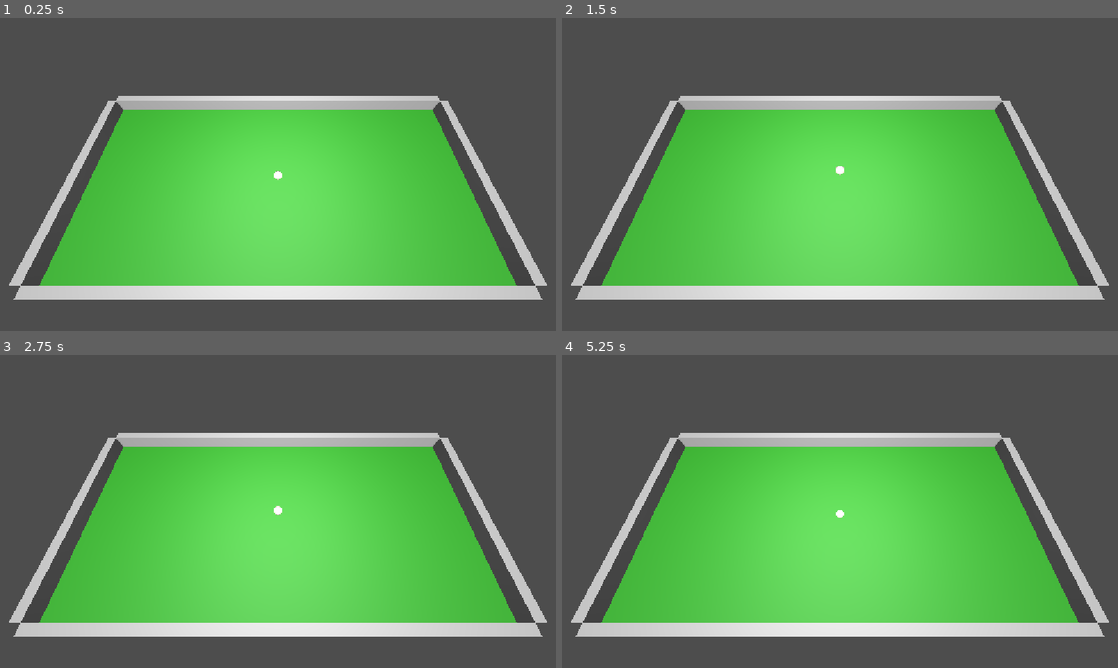
Above: before the commit, frames 1-4 (two rows, left to right).
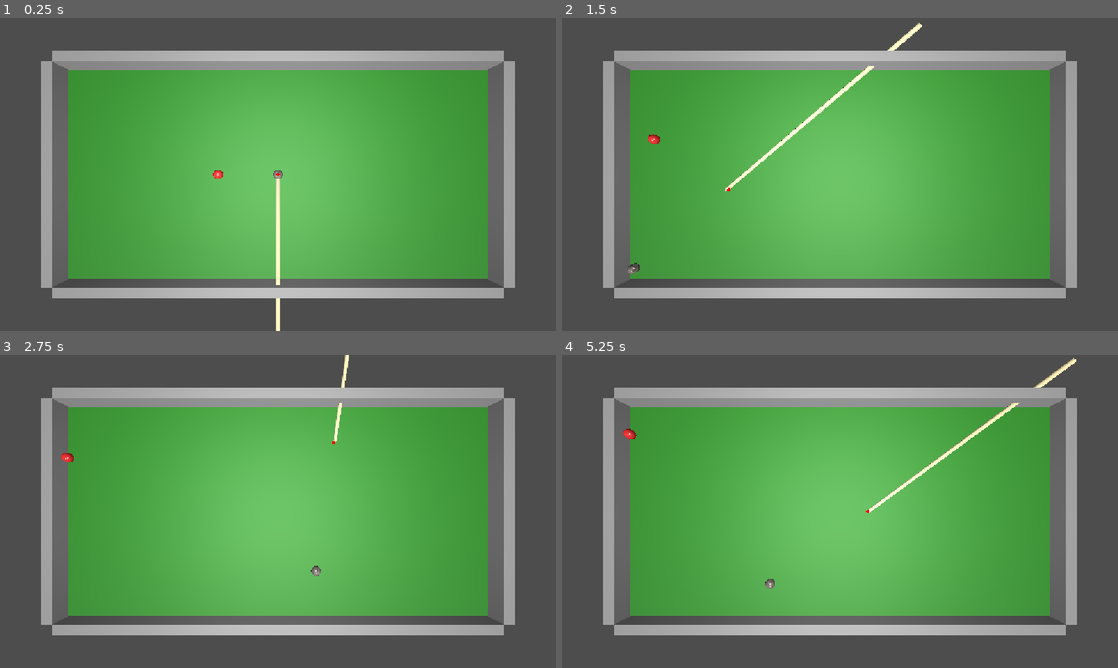
Above: after the commit, the same moments.

Repository: CoolDove/hellkitty
Game: Godot game, scene res://tscns/billiard.tscn
Same seed, same stepped clock (60 frames per second), same inputs: the game is played once before the commit and once after it.
Inputs (mouse positions are in pixels of both pictures, inside the frame that each line leads up to):
- Up to frame 1 (0.25 s): no input
- Up to frame 2 (1.5 s): tap Enter at 0.5 s; move the mouse to (962, 158) at 0.52 s; click (962, 158) at 0.6 s; move the mouse to (728, 190) at 1.27 s; click (728, 190) at 1.35 s
- Up to frame 3 (2.75 s): move the mouse to (333, 442) at 2.02 s; click (333, 442) at 2.1 s
- Up to frame 4 (5.25 s): move the mouse to (812, 574) at 2.77 s; click (812, 574) at 2.85 s; move the mouse to (1006, 558) at 3.52 s; click (1006, 558) at 3.6 s; move the mouse to (673, 464) at 4.27 s; click (673, 464) at 4.35 s; move the mouse to (867, 511) at 5.02 s; click (867, 511) at 5.1 s

The runs differ from the first frame. In frame 1, 63% of the frame differs, in the area x 1-99%, y 10-100%; in frame 2, 63%; in frame 3, 63%; in frame 4, 63%, in the area x 1-99%, y 0-90%.

Commit message:
play with physics

Diff:
--- a/project.godot
+++ b/project.godot
@@ -20,6 +20,14 @@
 window/stretch/mode="canvas_items"
 window/stretch/aspect="expand"
 
+[input]
+
+click={
+"deadzone": 0.2,
+"events": [Object(InputEventMouseButton,"resource_local_to_scene":false,"resource_name":"","device":-1,"window_id":0,"alt_pressed":false,"shift_pressed":false,"ctrl_pressed":false,"meta_pressed":false,"button_mask":0,"position":Vector2(0, 0),"global_position":Vector2(0, 0),"factor":1.0,"button_index":1,"canceled":false,"pressed":false,"double_click":false,"script":null)
+]
+}
+
 [physics]
 
 3d/physics_engine="Jolt Physics"
--- a/tscns/billiard.tscn
+++ b/tscns/billiard.tscn
@@ -1,10 +1,14 @@
 [gd_scene format=3 uid="uid://h8e2iwv75pt5"]
+
+[ext_resource type="Script" uid="uid://hqekhlc87xdl" path="res://tscns/temp_ball.gd" id="1_7xep1"]
 
 [sub_resource type="Environment" id="Environment_gkpsl"]
 
 [sub_resource type="PhysicsMaterial" id="PhysicsMaterial_gkpsl"]
 resource_name = "table"
-bounce = 0.9
+friction = 0.3
+rough = true
+bounce = 0.5
 
 [sub_resource type="StandardMaterial3D" id="StandardMaterial3D_gkpsl"]
 albedo_color = Color(0.16404997, 0.51, 0.1326, 1)
@@ -32,8 +36,18 @@
 [sub_resource type="PhysicsMaterial" id="PhysicsMaterial_7xep1"]
 resource_name = "ball"
 
+[sub_resource type="FastNoiseLite" id="FastNoiseLite_7xep1"]
+noise_type = 4
+seed = 3
+frequency = 0.0468
+domain_warp_enabled = true
+
+[sub_resource type="NoiseTexture2D" id="NoiseTexture2D_4sfkj"]
+noise = SubResource("FastNoiseLite_7xep1")
+
 [sub_resource type="StandardMaterial3D" id="StandardMaterial3D_7xep1"]
 albedo_color = Color(0.92, 0.86112, 0.8096, 1)
+albedo_texture = SubResource("NoiseTexture2D_4sfkj")
 roughness = 0.15
 
 [sub_resource type="SphereMesh" id="SphereMesh_gkpsl"]
@@ -45,6 +59,40 @@
 
 [sub_resource type="SphereShape3D" id="SphereShape3D_gkpsl"]
 radius = 0.028
+
+[sub_resource type="StandardMaterial3D" id="StandardMaterial3D_rt33j"]
+albedo_color = Color(0.83, 0.18260002, 0.18260002, 1)
+roughness = 0.15
+
+[sub_resource type="SphereMesh" id="SphereMesh_8mu2o"]
+material = SubResource("StandardMaterial3D_rt33j")
+radius = 0.028
+height = 0.056
+radial_segments = 32
+rings = 16
+
+[sub_resource type="StandardMaterial3D" id="StandardMaterial3D_4sfkj"]
+albedo_color = Color(0.93, 0.87358, 0.6696, 1)
+roughness = 0.88
+
+[sub_resource type="CylinderMesh" id="CylinderMesh_7xep1"]
+material = SubResource("StandardMaterial3D_4sfkj")
+top_radius = 0.01
+bottom_radius = 0.015
+height = 1.5
+radial_segments = 8
+
+[sub_resource type="StandardMaterial3D" id="StandardMaterial3D_6i1t8"]
+no_depth_test = true
+shading_mode = 0
+albedo_color = Color(1, 0, 0, 1)
+
+[sub_resource type="SphereMesh" id="SphereMesh_7xep1"]
+material = SubResource("StandardMaterial3D_6i1t8")
+radius = 0.01
+height = 0.02
+radial_segments = 8
+rings = 8
 
 [node name="Node3D" type="WorldEnvironment" unique_id=924874934]
 environment = SubResource("Environment_gkpsl")
@@ -105,6 +153,7 @@
 transform = Transform3D(1, 0, 0, 0, 1, 0, 0, 0, 1, 0, 0.3348347, 0)
 mass = 0.16
 physics_material_override = SubResource("PhysicsMaterial_7xep1")
+script = ExtResource("1_7xep1")
 
 [node name="MeshInstance3D" type="MeshInstance3D" parent="ball" unique_id=435784016]
 mesh = SubResource("SphereMesh_gkpsl")
@@ -112,16 +161,35 @@
 [node name="CollisionShape3D" type="CollisionShape3D" parent="ball" unique_id=507237558]
 shape = SubResource("SphereShape3D_gkpsl")
 
+[node name="ball_red" type="RigidBody3D" parent="." unique_id=685026585]
+transform = Transform3D(1, 0, 0, 0, 1, 0, 0, 0, 1, -0.3470578, 0.3348347, 0)
+mass = 0.16
+physics_material_override = SubResource("PhysicsMaterial_7xep1")
+
+[node name="MeshInstance3D" type="MeshInstance3D" parent="ball_red" unique_id=88523336]
+mesh = SubResource("SphereMesh_8mu2o")
+
+[node name="CollisionShape3D" type="CollisionShape3D" parent="ball_red" unique_id=434490831]
+shape = SubResource("SphereShape3D_gkpsl")
+
+[node name="stick" type="Node3D" parent="." unique_id=1257784266]
+
+[node name="MeshInstance3D" type="MeshInstance3D" parent="stick" unique_id=1455456447]
+transform = Transform3D(1, 0, 0, 0, -4.371139e-08, 1, 0, -1, -4.371139e-08, 0, 0, 0.75)
+mesh = SubResource("CylinderMesh_7xep1")
+
 [node name="Camera3D" type="Camera3D" parent="." unique_id=25340423]
-transform = Transform3D(1, 0, 0, 0, 0.46510574, 0.88525516, 0, -0.88525516, 0.46510574, 0, 1.236055, 0.6154505)
+transform = Transform3D(1, 0, 0, 0, -4.371139e-08, 1, 0, -1, -4.371139e-08, 0, 1.236, 0)
 
 [node name="AreaLight3D" type="AreaLight3D" parent="." unique_id=767671758]
 transform = Transform3D(1, 0, 0, 0, -4.371139e-08, 1, 0, -1, -4.371139e-08, 0, 1.1104981, 0)
-light_energy = 0.6
+light_energy = 1.6
 
 [node name="DirectionalLight3D" type="DirectionalLight3D" parent="." unique_id=728944496]
 transform = Transform3D(1, 0, 0, 0, 0.58793414, 0.8089088, 0, -0.8089088, 0.58793414, 0, 1.4505852, 0)
-shadow_enabled = true
 directional_shadow_mode = 0
 directional_shadow_fade_start = 0.1
 directional_shadow_max_distance = 20.0
+
+[node name="debug_ball" type="MeshInstance3D" parent="." unique_id=1558629631]
+mesh = SubResource("SphereMesh_7xep1")
--- /dev/null
+++ b/tscns/temp_ball.gd
@@ -0,0 +1,52 @@
+extends RigidBody3D
+
+var _camera :Camera3D
+var _stick :Node3D
+var _debug_ball :MeshInstance3D
+
+var ray : RayCast3D
+
+var _aiming :bool= false
+var _aim_from_point : Vector3
+
+var _hit_queued :bool
+var _hit_direction :Vector3
+var _hit_force :float
+
+func _ready():
+	_camera = get_node("../Camera3D")
+	_stick = get_node("../stick")
+	_debug_ball = get_node("../debug_ball")
+	ray = RayCast3D.new()
+	await get_tree().process_frame
+	get_tree().root.add_child(ray)
+
+func _process(delta):
+	if _aiming:
+		_stick.global_position = _aim_from_point
+		_stick.look_at(global_position)
+	if Input.is_action_just_pressed("click") && !_hit_queued:
+		_hit_queued = true
+		_hit_direction = global_position - _aim_from_point
+		_hit_force = _hit_direction.length()
+		_hit_direction = _hit_direction.normalized()
+
+func _physics_process(delta):
+	if _hit_queued:
+		apply_impulse(_hit_direction * _hit_force)
+		apply_torque_impulse(Vector3.UP * 100)
+		_hit_queued = false
+		return
+	if is_instance_valid(ray) && ray.is_inside_tree():
+		var mpos := get_viewport().get_mouse_position()
+		var origin := _camera.project_ray_origin(mpos)
+		var dir := _camera.project_ray_normal(mpos)
+		ray.global_position = origin
+		ray.target_position = dir * 100
+		if ray.is_colliding():
+			_aiming = true
+			_aim_from_point = ray.get_collision_point()
+			_aim_from_point.y = global_position.y
+			_debug_ball.global_position = ray.get_collision_point()
+		else:
+			_aiming = false
Not shown, added: tscns/temp_ball.gd.uid
